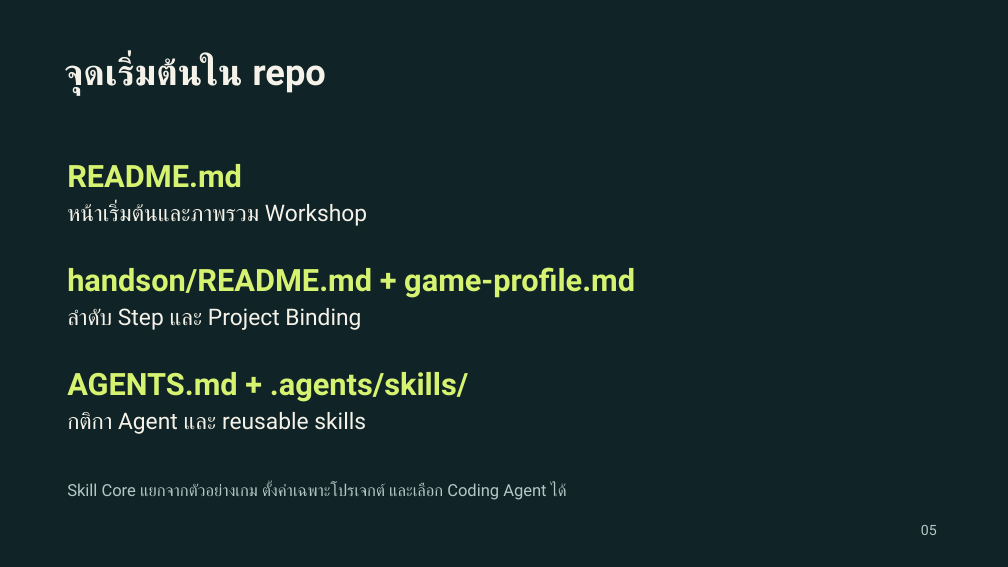
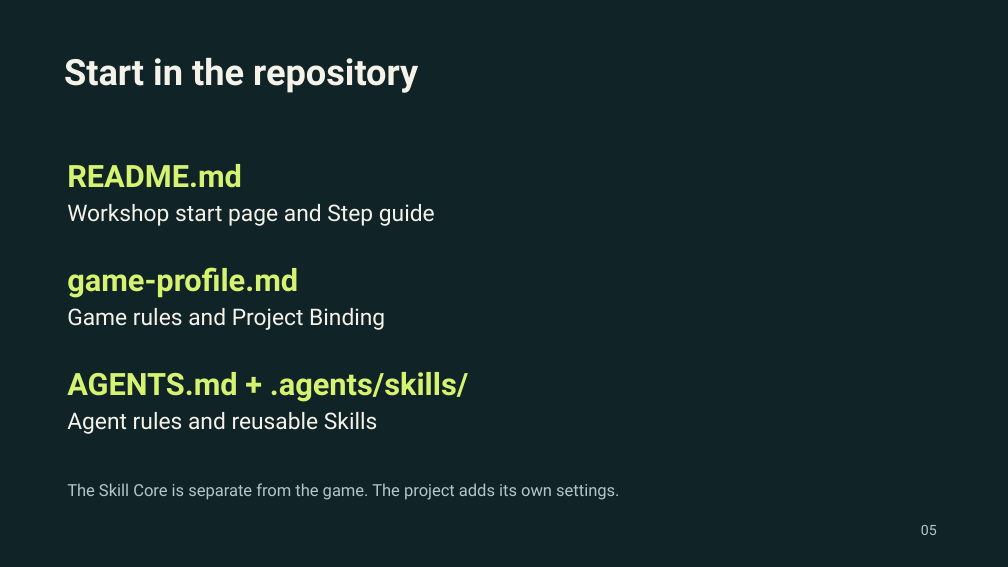
Before and after one commit to sdanutha/ADLC-in-Action, a slide deck: slide 5 of ADLC-in-Action.pptx. Drawn at 1008x567 pixels with LibreOffice and Linux fonts; fonts in the diff are those of the drawing. Boxes give left, top, right and bottom in pixels: in the first picture for what was removed or moved away, otherwise in the second. Text is boxed around its words. In the diff, an @@ line names an element or a change of style, - is before the commit and + after.

```diff
--- a/ADLC-in-Action.pptx
+++ b/ADLC-in-Action.pptx
@@ text at box(64, 58, 418, 93): text changed @@
-จุดเริ่มต้นใน repo
+Start in the repository
@@ text at box(67, 204, 435, 226): text changed @@
-หน้าเริ่มต้นและภาพรวม Workshop
+Workshop start page and Step guide
@@ text at box(67, 267, 298, 298): text changed @@
-handson/README.md + game-profile.md
+game-profile.md
@@ text at box(67, 308, 385, 330): text changed @@
-ลำดับ Step และ Project Binding
+Game rules and Project Binding
@@ text at box(67, 412, 377, 434): text changed @@
-กติกา Agent และ reusable skills
+Agent rules and reusable Skills
@@ text at box(67, 483, 619, 500): text changed @@
-Skill Core แยกจากตัวอย่างเกม ตั้งค่าเฉพาะโปรเจกต์ และเลือก Coding Agent ได้
+The Skill Core is separate from the game. The project adds its own settings.
```
Also in this commit, not shown: 9 other slides changed, 8 slides added, 8 slides removed, 1 other file.
